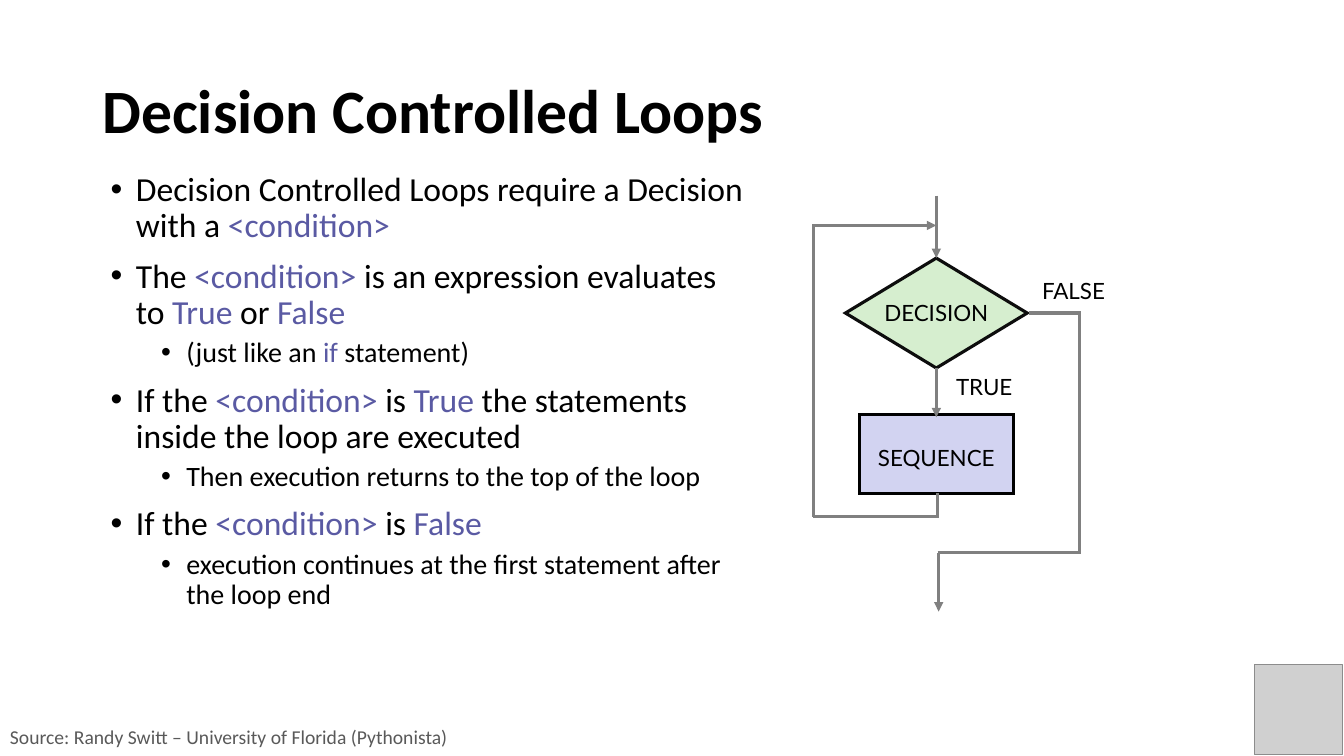
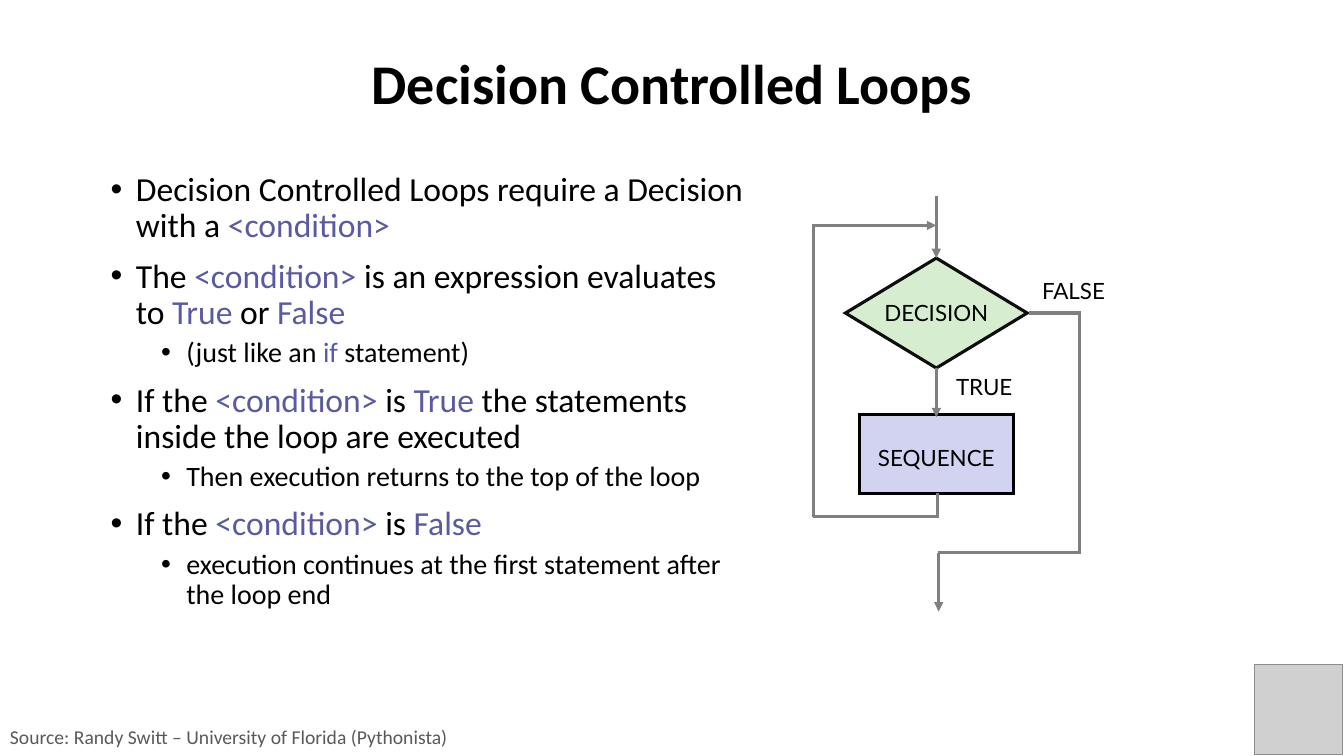
Before and after one commit to PracticumAI/python, a slide deck: slide 9 of presentations/03.1_loops.pptx (slide 7 before the commit). Drawn at 1344x756 pixels with LibreOffice and Linux fonts; fonts in the diff are those of the drawing; grey boxes stand for pictures. Boxes give left, top, right and bottom in pixels: in the first picture for what was removed or moved away, otherwise in the second. Text is boxed around its words. In the diff, an @@ line names an element or a change of style, - is before the commit and + after.

```diff
--- a/presentations/03.1_loops.pptx
+++ b/presentations/03.1_loops.pptx
@@ title "Decision Controlled Loops": place and size @@
-title "Decision Controlled Loops" at bbox=[102, 89, 763, 143]
+title "Decision Controlled Loops" at bbox=[372, 64, 972, 113]
@@ title "Decision Controlled Loops" at bbox=[372, 64, 972, 113]: size 44 to 40 pt; alignment left to centre @@
```
Also in this commit, not shown: 5 other slides changed, 4 slides added, 3 other files.
